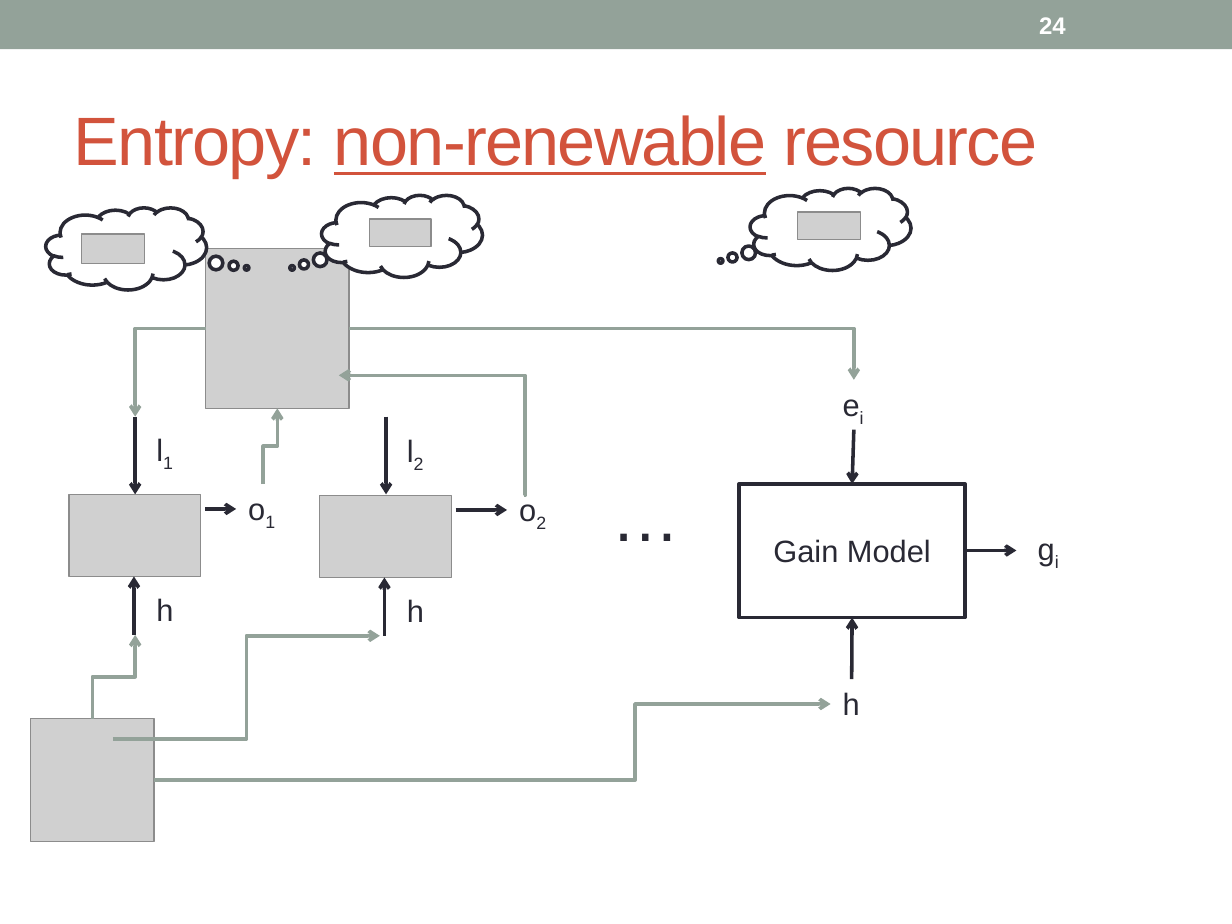
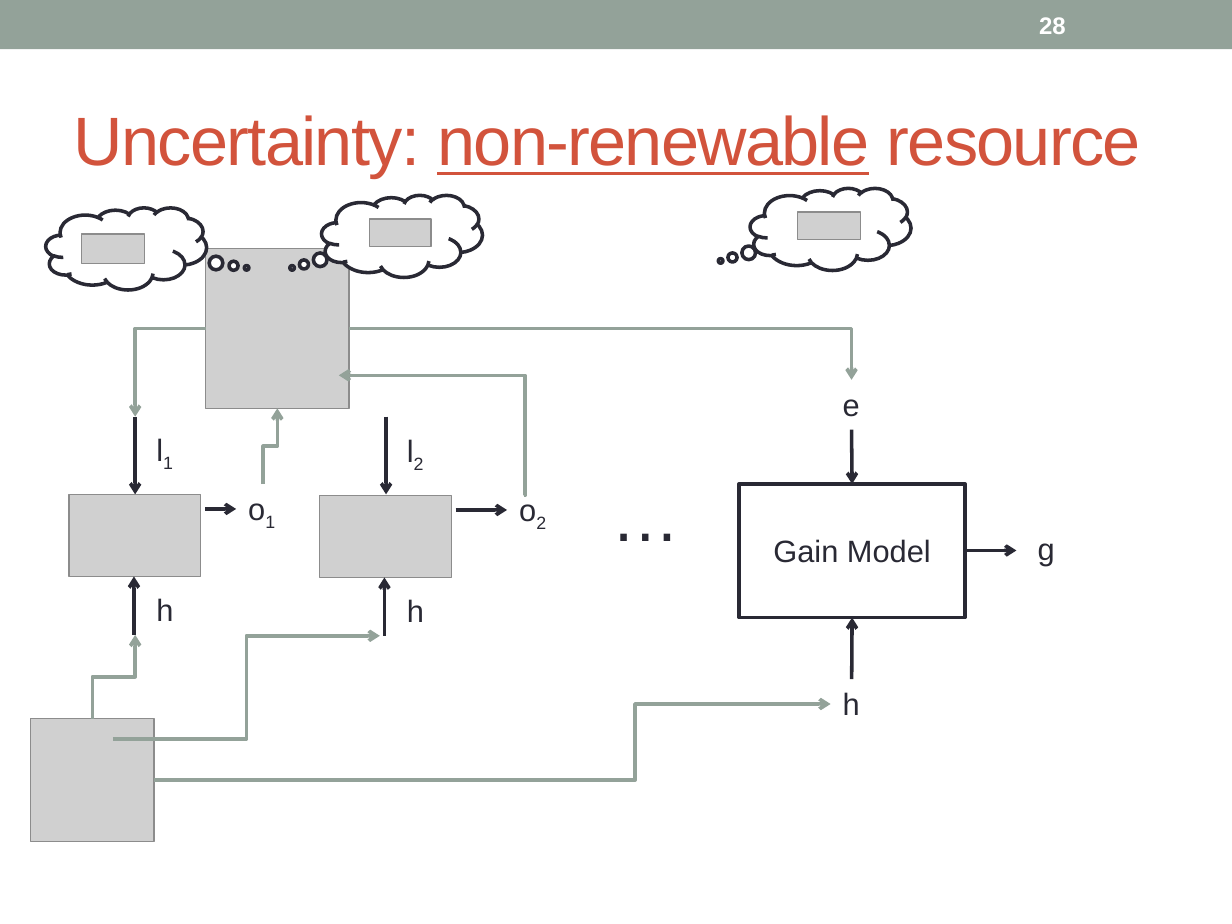
Before and after one commit to piotrm0/piotrm0.github.io, a slide deck: slide 28 of docs/mardziel15hcss.pres.pptx (slide 24 before the commit). Drawn at 1232x924 pixels with LibreOffice and Linux fonts; fonts in the diff are those of the drawing; grey boxes stand for pictures. Boxes give left, top, right and bottom in pixels: in the first picture for what was removed or moved away, otherwise in the second. Text is boxed around its words. In the diff, an @@ line names an element or a change of style, - is before the commit and + after.

```diff
--- a/docs/mardziel15hcss.pres.pptx
+++ b/docs/mardziel15hcss.pres.pptx
@@ page number at bbox=[1039, 17, 1066, 34]: text changed @@
-24
+28
@@ title at bbox=[74, 115, 1141, 178]: text changed @@
-Entropy: non-renewable resource
+Uncertainty: non-renewable resource
@@ elbow arrow (349, 329) - (851, 379): route changed @@
@@ text at bbox=[843, 399, 860, 417]: text changed @@
-ei
+e
@@ text at bbox=[1038, 543, 1055, 566]: text changed @@
-gi
+g
```
Also in this commit, not shown: 39 other slides changed, 6 slides added, 2 slides removed, 1 other file.
